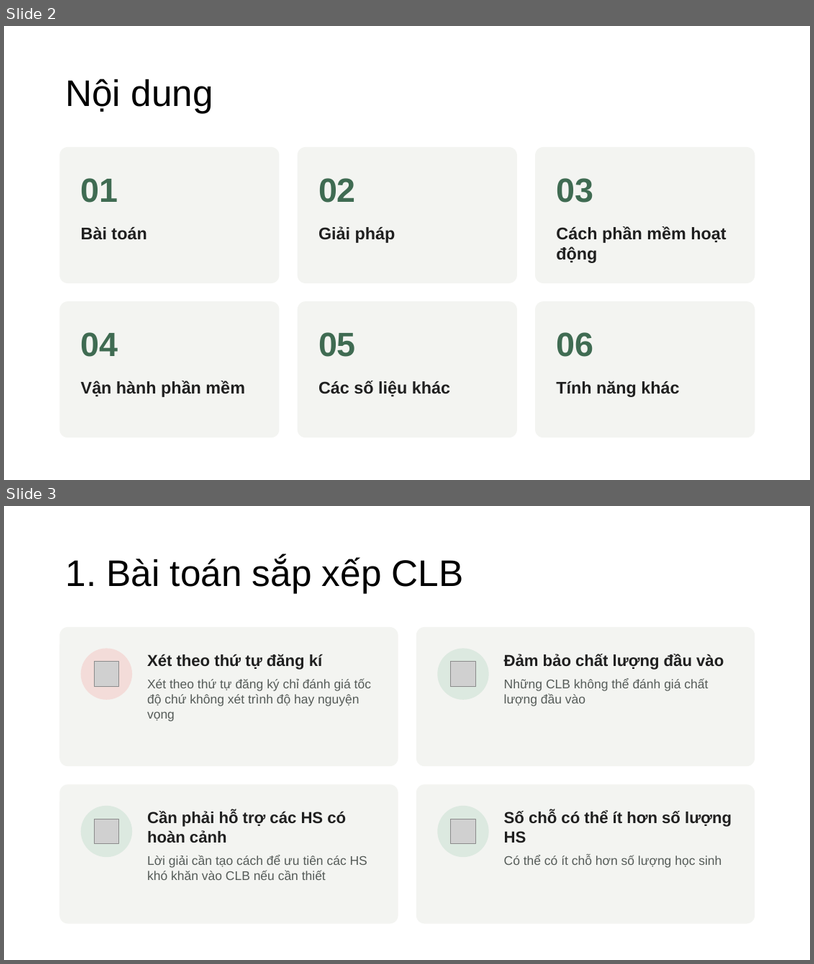
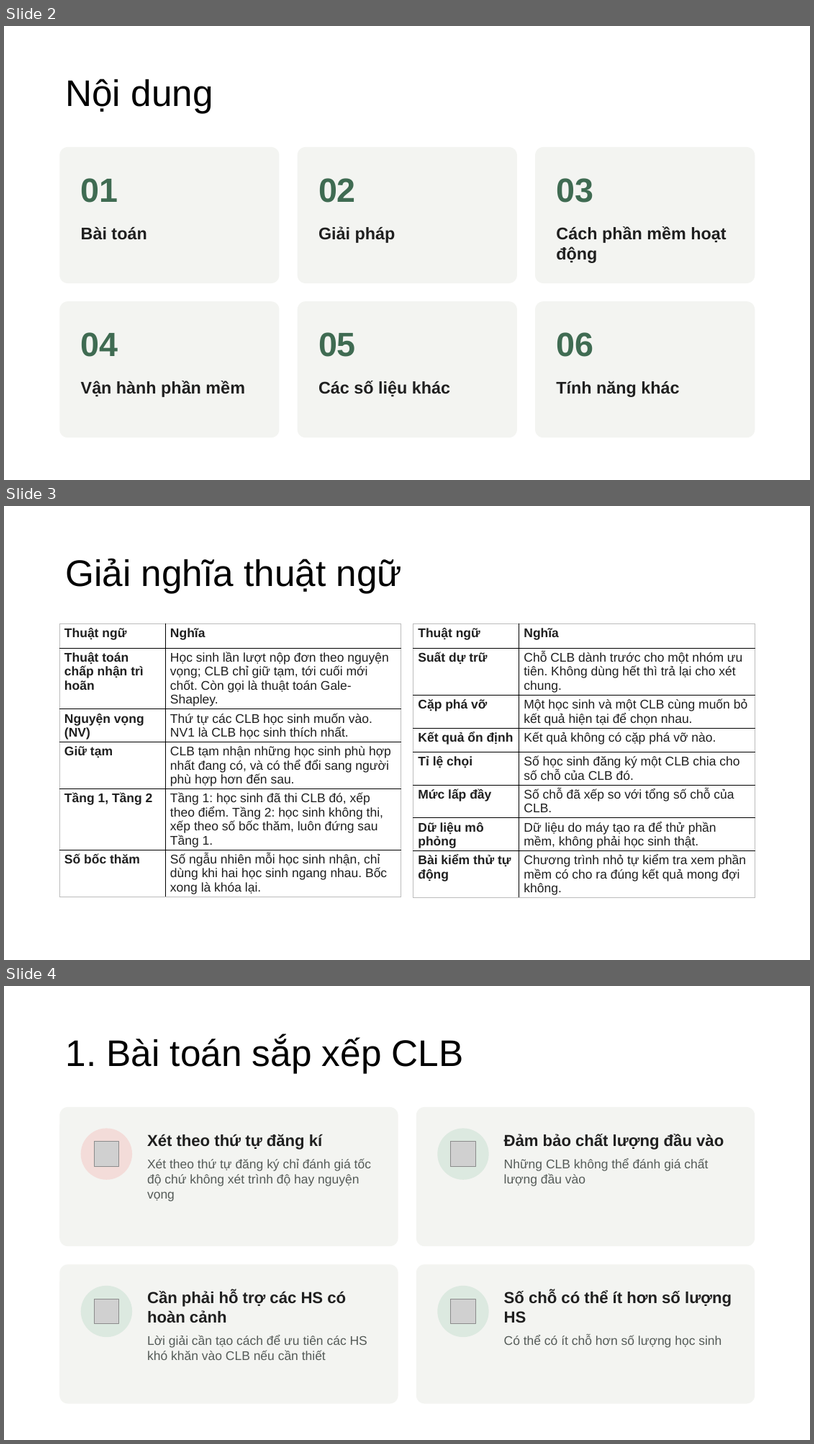
Before and after one commit to nguyenphanvantruong6969-arch/rbda-kiosk, a slide deck: THUYET_TRINH_KHKT_DA_SUA_FONT.pptx. Shown one above the other, each under a label of ours: slides 2 and 3 before the commit, slides 2, 3 and 4 after it. The pictures are 814x964 and 814x1444 pixels, drawn with LibreOffice and Linux fonts; fonts in the diff are those of the drawing; grey boxes stand for pictures. Boxes give left, top, right and bottom in pixels: in the first picture for what was removed or moved away, otherwise in the second. Text is boxed around its words. In the diff, an @@ line names an element or a change of style, - is before the commit and + after.

```diff
--- a/THUYET_TRINH_KHKT_DA_SUA_FONT.pptx
+++ b/THUYET_TRINH_KHKT_DA_SUA_FONT.pptx
@@ slide 3 added at (4,506,810,960), background #FFFFFF @@
@@ title added at (65,558,402,593), 44 pt, text #000000 @@
+Giải nghĩa thuật ngữ
@@ table added at (59,624,401,897), 6 rows, 2 columns @@
+Thuật ngữ | Nghĩa
+Thuật toán chấp nhận trì hoãn | Học sinh lần lượt nộp đơn theo nguyện vọng; CLB chỉ giữ tạm, tới cuối mới chốt. Còn gọi là thuật toán Gale-Shapley.
+Nguyện vọng (NV) | Thứ tự các CLB học sinh muốn vào. NV1 là CLB học sinh thích nhất.
+Giữ tạm | CLB tạm nhận những học sinh phù hợp nhất đang có, và có thể đổi sang người phù hợp hơn đến sau.
+Tầng 1, Tầng 2 | Tầng 1: học sinh đã thi CLB đó, xếp theo điểm. Tầng 2: học sinh không thi, xếp theo số bốc thăm, luôn đứng sau Tầng 1.
+Số bốc thăm | Số ngẫu nhiên mỗi học sinh nhận, chỉ dùng khi hai học sinh ngang nhau. Bốc xong là khóa lại.
@@ table added at (414,624,756,898), 8 rows, 2 columns @@
+Thuật ngữ | Nghĩa
+Suất dự trữ | Chỗ CLB dành trước cho một nhóm ưu tiên. Không dùng hết thì trả lại cho xét chung.
+Cặp phá vỡ | Một học sinh và một CLB cùng muốn bỏ kết quả hiện tại để chọn nhau.
+Kết quả ổn định | Kết quả không có cặp phá vỡ nào.
+Tỉ lệ chọi | Số học sinh đăng ký một CLB chia cho số chỗ của CLB đó.
+Mức lấp đầy | Số chỗ đã xếp so với tổng số chỗ của CLB.
+Dữ liệu mô phỏng | Dữ liệu do máy tạo ra để thử phần mềm, không phải học sinh thật.
+Bài kiểm thử tự động | Chương trình nhỏ tự kiểm tra xem phần mềm có cho ra đúng kết quả mong đợi không.
@@ what was slide 3 is now slide 4 @@
```
